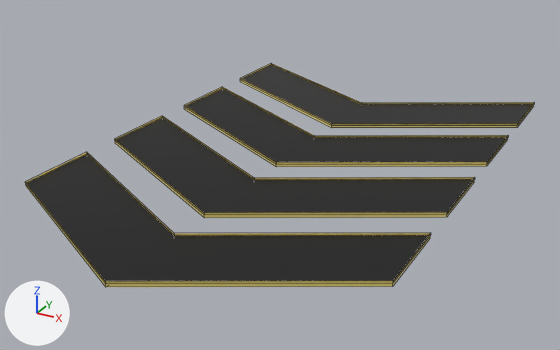
What one commit did to the FBX model Assets/Models/Environment/Speed Up.fbx.
One viewpoint serves both versions: a camera (50 mm lens) standing at (1.89, -5.12, 1.69) and looking at (-0.03, -1.63, -0.06). Arrows for +X, +Y and +Z are at lower left; the lights stay in place. Mesh edges are drawn as thin lines. Where no turn or scale is listed for an object, it has been applied to the vertices.

Script lines for the objects in view, before the commit:
```python
me_plane = bpy.data.meshes.new('Plane')
me_plane.from_pydata(...)  # 72 vertices, 60 faces; spans x -1.0..1.0, y -3.12..0.0, z 0.0..0.03
# faces by material slot: [56, 1, 1, 1, 1]
me_plane.materials.append(mat_material_027)  # yellow #e7d37a
me_plane.materials.append(mat_1_s)  # black #151515
me_plane.materials.append(mat_2s)  # black #000000
me_plane.materials.append(mat_3s)  # black #000000
me_plane.materials.append(mat_4s)  # black #000000
ob_speed_up = bpy.data.objects.new('Speed Up', me_plane)
ob_speed_up.location = (0.0, 0.0, 0.032)
```
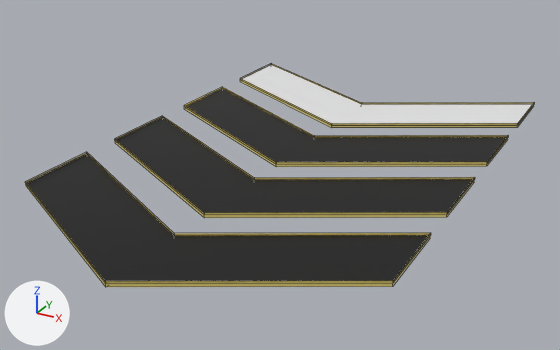
The newer file is also turned or shifted as a whole; pictures and numbers use the older file's frame.

Edits to the bpy script that builds the scene:
```text
Add mat_1b:
    mat_1b = principled_material('1b')
    mat_1b.base_color = (0.8, 0.8, 0.8)  # white #e7e7e7
Change me_plane:
    where me_plane.from_pydata(...)  # 72 vertices, 60 faces; spans x -1.0..1.0, y -3.12..0.0, z 0.0..0.03
    used by ob_speed_up; location = (0.0, 0.0, 0.032)
    verts and faces of me_plane; kept vertices keep their numbers, new ones are numbered from 72
    me_plane part 1
    add verts[72] = (1.0, 0.0, 0.02)  # pixel (534, 103)
    add verts[73] = (0.0, -0.56, 0.02)  # pixel (361, 104)
    add verts[74] = (-1.0, 0.0, 0.02)  # pixel (271, 64)
    add verts[75] = (-1.0, -0.47, 0.02)  # pixel (240, 79)
    add verts[76] = (0.0, -1.02, 0.02)  # pixel (331, 125)
    add verts[77] = (1.0, -0.47, 0.02)  # pixel (517, 124)
    add faces += [(72, 73, 74, 75, 76, 77)]  # mat_1b (white #e7e7e7)
    remove me_plane.materials.append(mat_2s)  # black #000000
    remove me_plane.materials.append(mat_3s)  # black #000000
    remove me_plane.materials.append(mat_4s)  # black #000000
    add me_plane.materials.append(mat_1b)  # white #e7e7e7
```

Location of each change, (x1, y1, x2, y2) in pixels of the pictures (560 x 350 px):
part 1 of me_plane, added: after (242, 65, 533, 124)
